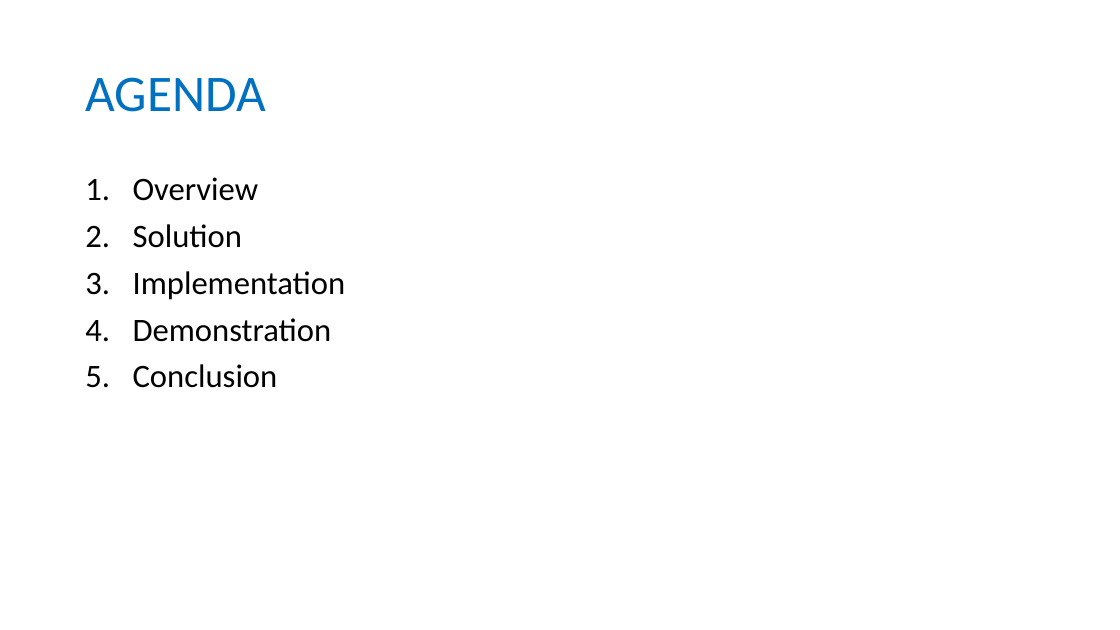
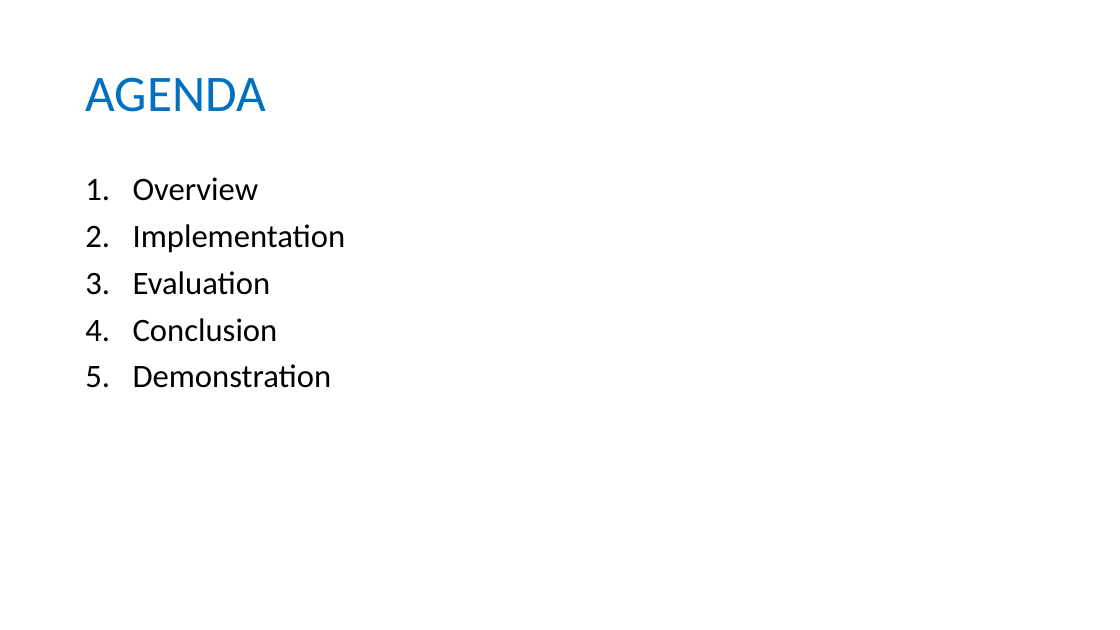
Before and after one commit to longhoang0304/DCDCS_Documentation, a slide deck: slide 2 of Final-Presentation.pptx. Drawn at 1120x630 pixels with LibreOffice and Linux fonts; fonts in the diff are those of the drawing. Boxes give left, top, right and bottom in pixels: in the first picture for what was removed or moved away, otherwise in the second. Text is boxed around its words. In the diff, an @@ line names an element or a change of style, - is before the commit and + after.

```diff
--- a/Final-Presentation.pptx
+++ b/Final-Presentation.pptx
@@ text at [133, 224, 242, 248]: paragraph removed @@
-2. Solution
@@ text at [133, 271, 278, 342]: paragraphs added @@
+3. Evaluation
+4. Conclusion
@@ text at [133, 364, 278, 388]: paragraph removed @@
-5. Conclusion
```
Also in this commit, not shown: 4 other slides changed, 31 slides added, 9 slides removed, 2 other files.
